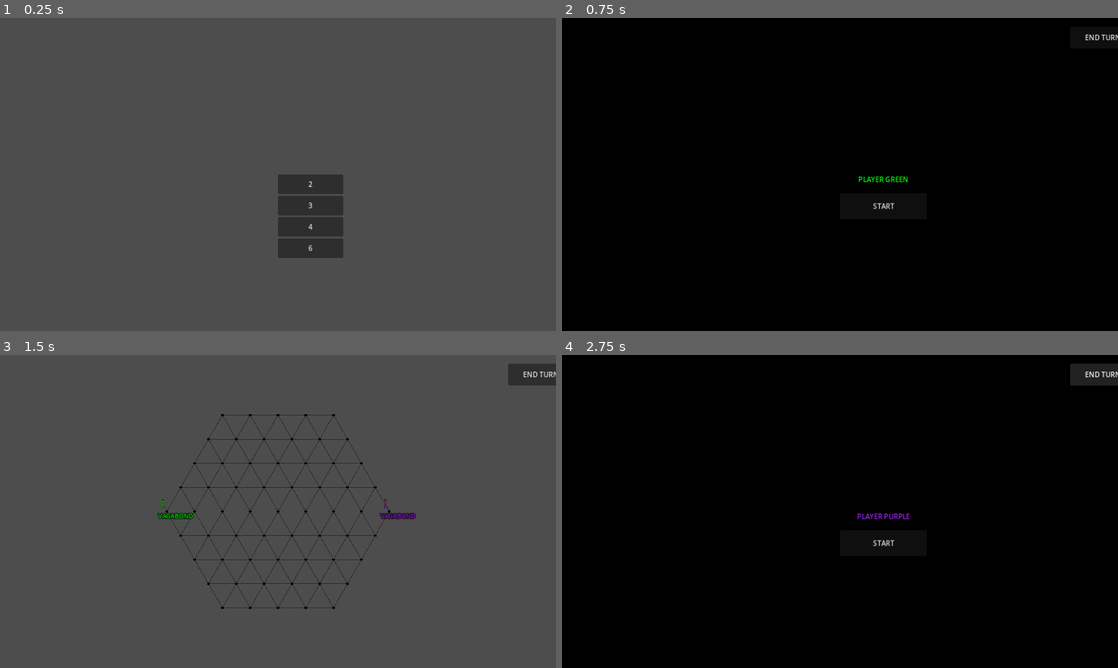
Above: before the commit, frames 1-4 (two rows, left to right).
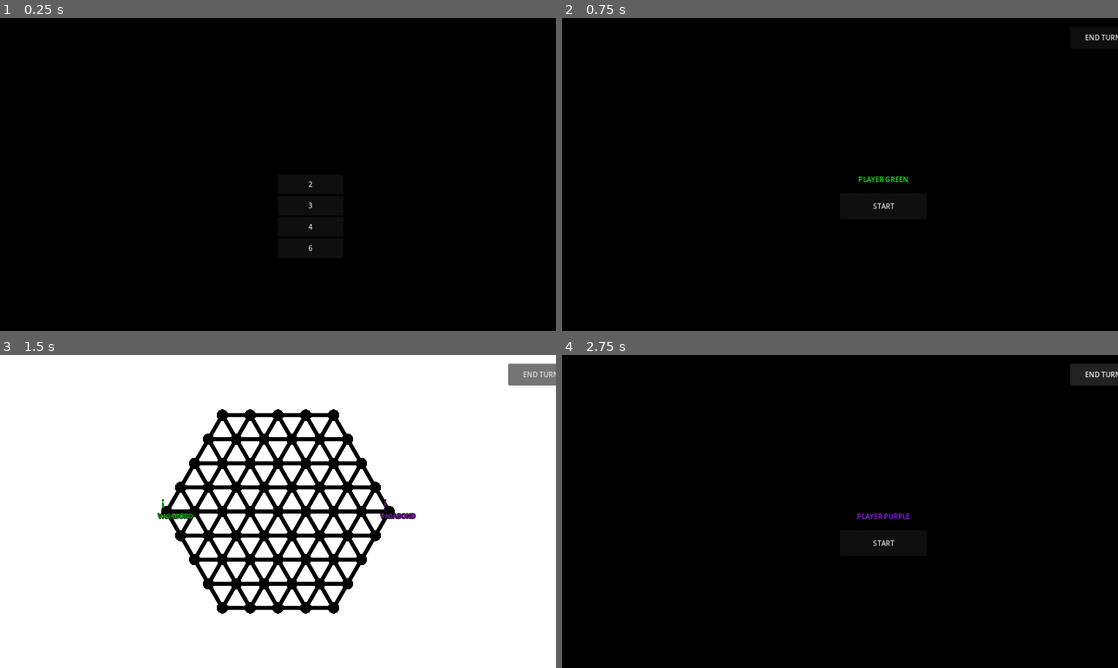
Above: after the commit, the same moments.

Repository: Cy13eruna/VyV
Game: Godot game, scene res://main.tscn
Two runs of this game, one before a commit and one after it. Both use one fixed random seed, a clock stepped at 60 frames per second and the inputs below.
Inputs:
- Up to frame 1 (0.25 s): no input
- Up to frame 2 (0.75 s): click "2" at 0.5 s
- Up to frame 3 (1.5 s): click "START" at 1.25 s
- Up to frame 4 (2.75 s): click "END TURN" at 2 s

The runs differ from the first frame. In frame 1, 100% of the frame differs, in the area x 0-100%, y 0-100%; in frame 2, nothing differs; in frame 3, 99%; in frame 4, nothing differs.

Commit message:
Visual Enhancements

Diff:
--- a/src/main.gd
+++ b/src/main.gd
@@ -4,7 +4,7 @@
 # Containers básicos
 var world: Node2D
 var ui: CanvasLayer
-var ui_screen_container: Control # Novo: Container específico para o UIManager
+var ui_screen_container: Control
 
 # Gerentes
 var ui_manager: Node
@@ -17,7 +17,11 @@
 var game_hud: Control = null
 
 func _ready() -> void:
-	randomize() # Garante a aleatoriedade do spawn
+	randomize()
+
+	# --- NOVO: Define a cor de fundo do motor como Branco ---
+	RenderingServer.set_default_clear_color(Color.WHITE)
+
 	_create_hierarchy()
 	_setup_managers()
 
@@ -39,7 +43,6 @@
 	ui.layer = 1
 	add_child(ui)
 
-	# Criamos um container que ocupará a tela toda para as telas do UIManager
 	ui_screen_container = Control.new()
 	ui_screen_container.name = "UIScreenContainer"
 	ui_screen_container.set_anchors_and_offsets_preset(Control.PRESET_FULL_RECT)
@@ -53,7 +56,6 @@
 		ui_manager.set_script(ui_script)
 		ui_manager.name = "UIManager"
 		add_child(ui_manager)
-		# IMPORTANTE: Agora o UIManager gerencia apenas o container de telas, não a UI toda
 		ui_manager.setup(ui_screen_container)
 
 	var turn_script = load("res://src/systems/turn/TurnManager.gd")
@@ -97,8 +99,6 @@
 	if vagabond_manager:
 		vagabond_manager.spawn_players(player_count, turn_manager, radius)
 
-	# Instanciamos o HUD como filho direto de 'ui'.
-	# Como o UIManager agora limpa apenas o 'ui_screen_container', o HUD fica a salvo.
 	if not game_hud:
 		var hud_script = load("res://src/ui/GameHUD.gd")
 		if hud_script:
@@ -109,9 +109,8 @@
 
 func _on_turn_started(player_data: Dictionary) -> void:
 	if grid_manager:
-		grid_manager._clear_selection()
+		grid_manager._deselect_all()
 
-	# Isso agora troca apenas o conteúdo do UIScreenContainer
 	ui_manager.change_screen("res://src/ui/PlayerTurnScreen.gd", player_data)
 
 func _on_end_turn_requested() -> void:
--- a/src/systems/grid/GridManager.gd
+++ b/src/systems/grid/GridManager.gd
@@ -31,7 +31,7 @@
 
 	# 1. Prioridade: Tentar mover
 	if selector.unit:
-		# Verificamos se a unidade selecionada TEM AP disponível antes de tentar o cálculo
+		# Verificamos se a unidade selecionada TEM AP disponível
 		if selector.unit.has_method("has_ap") and not selector.unit.has_ap():
 			print("GridManager: Unidade exausta. Movimento cancelado.")
 			_clear_selection()
@@ -62,21 +62,28 @@
 
 	# Regra de Negócio: Só seleciona se pertencer ao jogador do turno
 	if unit and int(unit.owner_id) == player_id:
-		# OPCIONAL: Se você não quiser nem permitir selecionar quem não tem AP:
-		# if not unit.has_ap(): return
+		# Opcional: Impedir seleção de quem já agiu
+		if unit.has_method("has_ap") and not unit.has_ap():
+			print("GridManager: Unidade sem AP disponível.")
+			return
 
 		var neighbors = data.get_neighbors(unit.grid_pos)
 		selector.select(unit, neighbors)
 
-		# O Painter gerencia os indicadores de movimento no chão
-		painter.update_reachable(selector.reachable_nodes)
+		# --- ATUALIZAÇÃO: Passando a cor da unidade para o degradê do Painter ---
+		var color_to_use = Color.BLACK
+		if "vagabond_color" in unit:
+			color_to_use = unit.vagabond_color
+
+		painter.update_reachable(selector.reachable_nodes, color_to_use)
 	else:
 		print("GridManager: Seleção limpa ou unidade inválida.")
 
 func _clear_selection() -> void:
 	selector.clear()
 	if painter:
-		painter.update_reachable([])
+		# Limpa os indicadores passando uma cor neutra
+		painter.update_reachable([], Color.BLACK)
 
 # Alias para compatibilidade com chamadas externas (como main.gd)
 func _deselect_all() -> void:
--- a/src/systems/grid/GridPainter.gd
+++ b/src/systems/grid/GridPainter.gd
@@ -1,46 +1,102 @@
 # res://src/systems/grid/GridPainter.gd
 extends Node2D
+
+# Referências para as camadas (Layers)
+var edges_layer: Node2D
+var indicators_layer: Node2D
+var nodes_layer: Node2D
 
 var tile_size: float = 64.0
 var grid_data = null
 
-# Mudamos de hover_node para uma lista de nós alcançáveis
-var reachable_nodes: Array = []
+# Configurações Visuais
+const LINE_WIDTH = 8.0
+const NODE_RADIUS = 13.0
+const GRID_COLOR = Color.BLACK
+
+func _ready() -> void:
+	_create_layers()
+
+func _create_layers() -> void:
+	# 1. Camada de Arestas
+	edges_layer = Node2D.new()
+	edges_layer.name = "EdgesLayer"
+	add_child(edges_layer)
+	edges_layer.draw.connect(_draw_edges)
+
+	# 2. Camada de Domínios
+	var domains_layer = Node2D.new()
+	domains_layer.name = "DomainsLayer"
+	add_child(domains_layer)
+
+	# 3. Camada de Indicadores de Movimento
+	indicators_layer = Node2D.new()
+	indicators_layer.name = "IndicatorsLayer"
+	add_child(indicators_layer)
+	indicators_layer.draw.connect(_draw_indicators)
+
+	# 4. Camada de Nódulos
+	nodes_layer = Node2D.new()
+	nodes_layer.name = "NodesLayer"
+	add_child(nodes_layer)
+	nodes_layer.draw.connect(_draw_nodes)
 
 func setup(p_data, p_size: float) -> void:
 	grid_data = p_data
 	tile_size = p_size
-	queue_redraw()
+	_refresh_all()
 
-## Chamado pelo GridManager para destacar onde o Vagabond pode ir
-func update_reachable(new_nodes: Array) -> void:
-	reachable_nodes = new_nodes
-	queue_redraw()
+func update_reachable(new_nodes: Array, player_color: Color = Color.BLACK) -> void:
+	indicators_layer.set_meta("reachable", new_nodes)
+	indicators_layer.set_meta("color", player_color)
+	indicators_layer.queue_redraw()
 
-func _draw() -> void:
-	if not grid_data:
-		return
+func _refresh_all() -> void:
+	edges_layer.queue_redraw()
+	indicators_layer.queue_redraw()
+	nodes_layer.queue_redraw()
 
-	# 1. DESENHAR ARESTAS (Edges)
+# --- FUNÇÕES DE DESENHO POR CAMADA ---
+
+func _draw_edges() -> void:
+	if not grid_data: return
 	for edge_key in grid_data.edges.keys():
 		var points = _parse_edge_key(edge_key)
 		if points.size() == 2:
-			# Linhas pretas padrão do grid
-			draw_line(points[0], points[1], Color(0, 0, 0, 0.4), 1.5)
+			edges_layer.draw_line(points[0], points[1], GRID_COLOR, LINE_WIDTH, true)
 
-	# 2. DESENHAR NÓDULOS (Nodes)
+func _draw_indicators() -> void:
+	if not indicators_layer.has_meta("reachable"): return
+
+	var reachable = indicators_layer.get_meta("reachable")
+	var base_color = indicators_layer.get_meta("color")
+
+	# Reduzimos o raio: tile_size * 0.35 para não sobrepor demais os nós
+	var target_radius = tile_size * 0.35
+
+	for pos in reachable:
+		# Criamos o efeito "esfumaçado" desenhando anéis concêntricos com alfa decrescente
+		# Isso simula um degradê radial real sem precisar de texturas
+		var steps = 8
+		for i in range(steps, 0, -1):
+			var r = (target_radius / steps) * i
+			var alpha = lerp(0.0, 0.4, float(i) / steps)
+			var color = base_color
+			color.a = alpha
+			indicators_layer.draw_circle(pos, r, color)
+
+		# Aro externo sutil e fino para dar um "limite" ao esfumaçado
+		var border_color = base_color
+		border_color.a = 0.5
+		indicators_layer.draw_arc(pos, target_radius, 0, TAU, 32, border_color, 2.0, true)
+
+func _draw_nodes() -> void:
+	if not grid_data: return
 	for node_pos in grid_data.nodes.keys():
-		draw_circle(node_pos, 3.0, Color.BLACK)
+		nodes_layer.draw_circle(node_pos, NODE_RADIUS, GRID_COLOR)
 
-	# 3. DESTAQUE DE MOVIMENTAÇÃO (Reachable)
-	# Desativamos o Hover e agora desenhamos os destinos possíveis
-	for reach_pos in reachable_nodes:
-		# Um brilho suave branco no fundo
-		draw_circle(reach_pos, 8.0, Color(1, 1, 1, 0.4))
-		# Um aro nítido indicando interatividade
-		draw_arc(reach_pos, 12.0, 0, TAU, 16, Color.WHITE, 2.0)
+# --- UTILITÁRIOS ---
 
-# Função auxiliar para extrair os Vector2 da string da chave da aresta
 func _parse_edge_key(key: String) -> Array[Vector2]:
 	var parts = key.replace("(", "").replace(")", "").split("_")
 	if parts.size() == 2:
--- a/src/ui/MatchMakingMenu.gd
+++ b/src/ui/MatchMakingMenu.gd
@@ -11,18 +11,32 @@
 }
 
 func setup(_p_data: Dictionary) -> void:
-	self.mouse_filter = Control.MOUSE_FILTER_IGNORE
+	# Importante: O menu precisa bloquear o mouse para o fundo não ser "transparente" ao clique
+	self.mouse_filter = Control.MOUSE_FILTER_STOP
 	_build_interface()
 
 func _build_interface() -> void:
+	# 1. Adiciona o Fundo Preto Sólido
+	var bg = ColorRect.new()
+	bg.name = "BackgroundBlack"
+	bg.color = Color.BLACK
+	# Faz o retângulo ocupar a tela inteira
+	bg.set_anchors_and_offsets_preset(Control.PRESET_FULL_RECT)
+	add_child(bg)
+
+	# 2. Container dos Botões
 	var vbox = VBoxContainer.new()
+	vbox.name = "ButtonContainer"
 	vbox.mouse_filter = Control.MOUSE_FILTER_STOP
+	# Centraliza o container na tela
 	vbox.set_anchors_and_offsets_preset(Control.PRESET_CENTER)
+	# Garante que os botões fiquem centralizados em relação ao container
+	vbox.alignment = BoxContainer.ALIGNMENT_CENTER
 	add_child(vbox)
 
 	for key in OPTIONS.keys():
 		var btn = Button.new()
-		btn.text = str(key) # por favor, não adicionar "Jogadores" aqui
+		btn.text = str(key) # Apenas o número, como solicitado
 		btn.custom_minimum_size = Vector2(150, 45)
 		btn.pressed.connect(_on_option_selected.bind(key))
 		vbox.add_child(btn)
@@ -35,7 +49,7 @@
 	if is_inside_tree():
 		var v_port = get_viewport()
 		if v_port:
-			var focus_owner = v_port.gui_get_focus_owner()
+			var focus_owner = v_port.get_focused_control() # Versão Godot 4+
 			if focus_owner:
 				focus_owner.release_focus()
 
